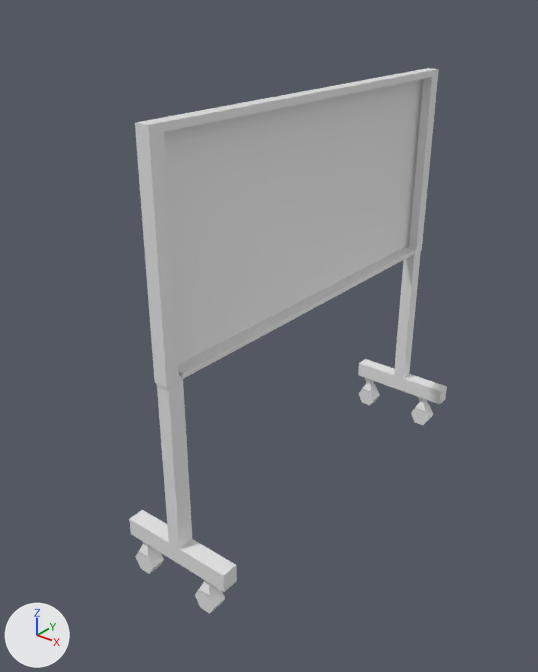
Before and after pictures for a commit that changed the Blender file Duma/BLEND File/WhiteBoard.blend.
Camera for both pictures: a 50 mm lens placed at (14.6, -21.2, 12.1), pointed at (-1.1, -1.6, 0.0). The axes (+X, +Y, +Z) are drawn at lower left. The lights are the same throughout.
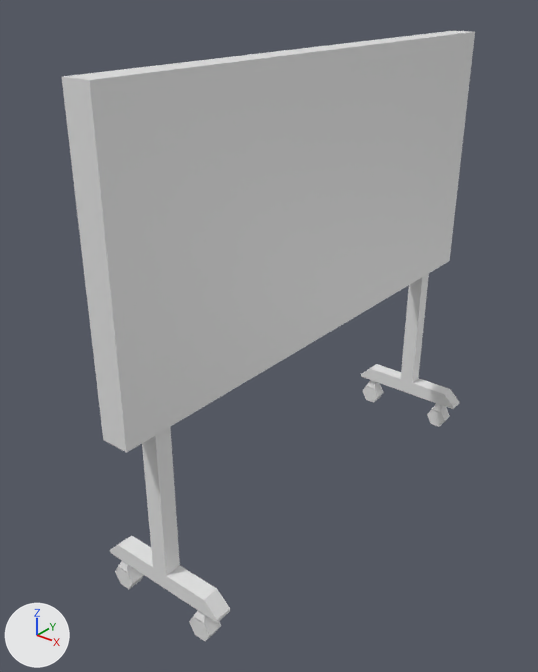
Patch to the scene script:
```diff
--- a/Duma/BLEND File/WhiteBoard.blend.py
+++ b/Duma/BLEND File/WhiteBoard.blend.py
@@ me_cube @@
 # used by ob_cube; location = (-0.3, 0.15, 4.79); scale = (0.258, 7.98, 3.87)
-me_cube.from_pydata(...)  # 64 vertices, 45 faces; spans x -8.7..8.7, y -1.0..1.0, z -2.8..1.0
-me_cube.materials.append(mat_material)  # white #e7e7e7
+me_cube.from_pydata(...)  # 32 vertices, 30 faces; spans x -1.0..1.0, y -1.0..1.0, z -1.0..1.0
+# me_cube part 1
+# 46 vertices are removed from x -8.7..8.7, y -1.0..1.0, z -2.8..1.0
+# 44 faces are deleted
+# 5 vertices move from x -1.0..1.0, y -1.0..0.9, z -1.0..0.9 to x -1.0..1.0, y -0.9..0.9, z -0.9..1.0
+# 14 vertices are added at x -1.0..1.0, y -0.9..0.9, z -1.0..1.0
+# 29 new faces join them
@@ me_cube_002 @@
+me_cube_002.from_pydata(...)  # 28 vertices, 25 faces; spans x -5.11..5.06, y 0.92..0.98, z -2.25..-1.0
@@ ob_cube @@
 ob_cube = bpy.data.objects.new('Cube', me_cube)
-ob_cube.location = (-0.3, 0.15, 4.79)
-ob_cube.scale = (0.258, 7.98, 3.87)
+ob_cube.location = (0.0, 0.0, 5.0)
+ob_cube.scale = (0.5, 10.0, 5.0)
@@ ob_cylinder_006 @@
 ob_cylinder_006 = bpy.data.objects.new('Cylinder.006', me_cylinder_006)
-ob_cylinder_006.location = (0.99, -7.44, -7.15)
+ob_cylinder_006.location = (1.67, -8.42, -7.15)
 ob_cylinder_006.rotation_euler = (-1.571, 1.571, 0.0)  # degrees (-90, 90, 0)
@@ ob_cylinder_007 @@
 ob_cylinder_007 = bpy.data.objects.new('Cylinder.007', me_cylinder_007)
-ob_cylinder_007.location = (1.0, -7.44, -7.12)
+ob_cylinder_007.location = (1.68, -8.42, -7.12)
 ob_cylinder_007.rotation_euler = (-1.571, 1.571, 0.0)  # degrees (-90, 90, 0)
@@ ob_cylinder_001 @@
 ob_cylinder_001 = bpy.data.objects.new('Cylinder.001', me_cylinder_006)
-ob_cylinder_001.location = (0.99, 7.72, -7.15)
+ob_cylinder_001.location = (1.67, 8.09, -7.15)
 ob_cylinder_001.rotation_euler = (-1.571, 1.571, 0.0)  # degrees (-90, 90, 0)
@@ ob_cylinder_002 @@
 ob_cylinder_002 = bpy.data.objects.new('Cylinder.002', me_cylinder_007)
-ob_cylinder_002.location = (1.0, 7.72, -7.12)
+ob_cylinder_002.location = (1.68, 8.09, -7.12)
 ob_cylinder_002.rotation_euler = (-1.571, 1.571, 0.0)  # degrees (-90, 90, 0)
@@ ob_cylinder_003 @@
 ob_cylinder_003 = bpy.data.objects.new('Cylinder.003', me_cylinder_006)
-ob_cylinder_003.location = (-2.01, -7.44, -7.15)
+ob_cylinder_003.location = (-2.01, -8.42, -7.15)
 ob_cylinder_003.rotation_euler = (-1.571, 1.571, 0.0)  # degrees (-90, 90, 0)
@@ ob_cylinder_004 @@
 ob_cylinder_004 = bpy.data.objects.new('Cylinder.004', me_cylinder_007)
-ob_cylinder_004.location = (-2.0, -7.44, -7.12)
+ob_cylinder_004.location = (-2.0, -8.42, -7.12)
 ob_cylinder_004.rotation_euler = (-1.571, 1.571, 0.0)  # degrees (-90, 90, 0)
@@ ob_cylinder_005 @@
 ob_cylinder_005 = bpy.data.objects.new('Cylinder.005', me_cylinder_006)
-ob_cylinder_005.location = (-2.01, 7.71, -7.15)
+ob_cylinder_005.location = (-2.01, 8.08, -7.15)
 ob_cylinder_005.rotation_euler = (-1.571, 1.571, 0.0)  # degrees (-90, 90, 0)
@@ ob_cylinder_008 @@
 ob_cylinder_008 = bpy.data.objects.new('Cylinder.008', me_cylinder_007)
-ob_cylinder_008.location = (-2.0, 7.71, -7.12)
+ob_cylinder_008.location = (-2.0, 8.08, -7.12)
 ob_cylinder_008.rotation_euler = (-1.571, 1.571, 0.0)  # degrees (-90, 90, 0)
@@ ob_cube_002 @@
+ob_cube_002 = bpy.data.objects.new('Cube.002', me_cube_002)
+ob_cube_002.location = (0.0, -17.92, 5.0)
+ob_cube_002.scale = (0.5, 10.0, 5.0)
@@ ob_cube_001 @@
+ob_cube_001 = bpy.data.objects.new('Cube.001', me_cube_002)
+ob_cube_001.location = (0.0, -1.47, 5.0)
+ob_cube_001.scale = (0.5, 10.0, 5.0)
```

Pixel boxes [x1, y1, x2, y2] of what changed, in the pictures (538 x 672 px):
'Cube', reshaped, moved, rescaled (30% wider, 20% shorter): before [129, 68, 447, 592]; after [62, 31, 475, 452]
'Cube.002', added: after [110, 427, 230, 623]
'Cube.001', added: after [361, 274, 459, 409]
'Cylinder.007', moved: before [195, 579, 225, 608]; after [189, 610, 221, 636]
'Cylinder.004', moved: before [135, 541, 164, 568]; after [115, 561, 143, 584]
'Cylinder.006', moved: before [195, 591, 225, 613]; after [190, 617, 221, 641]
'Cylinder.003', moved: before [136, 552, 164, 574]; after [115, 567, 144, 589]
'Cylinder.001', moved: before [411, 409, 430, 425]; after [427, 410, 446, 427]
'Cylinder.002', moved: before [411, 397, 433, 419]; after [427, 403, 450, 421]
'Cylinder.005', moved: before [359, 389, 378, 405]; after [363, 386, 383, 403]
'Cylinder.008', moved: before [359, 378, 380, 400]; after [363, 380, 384, 397]
part 1 of me_cube, cut back: before [129, 68, 447, 592]; after [63, 31, 475, 452]
